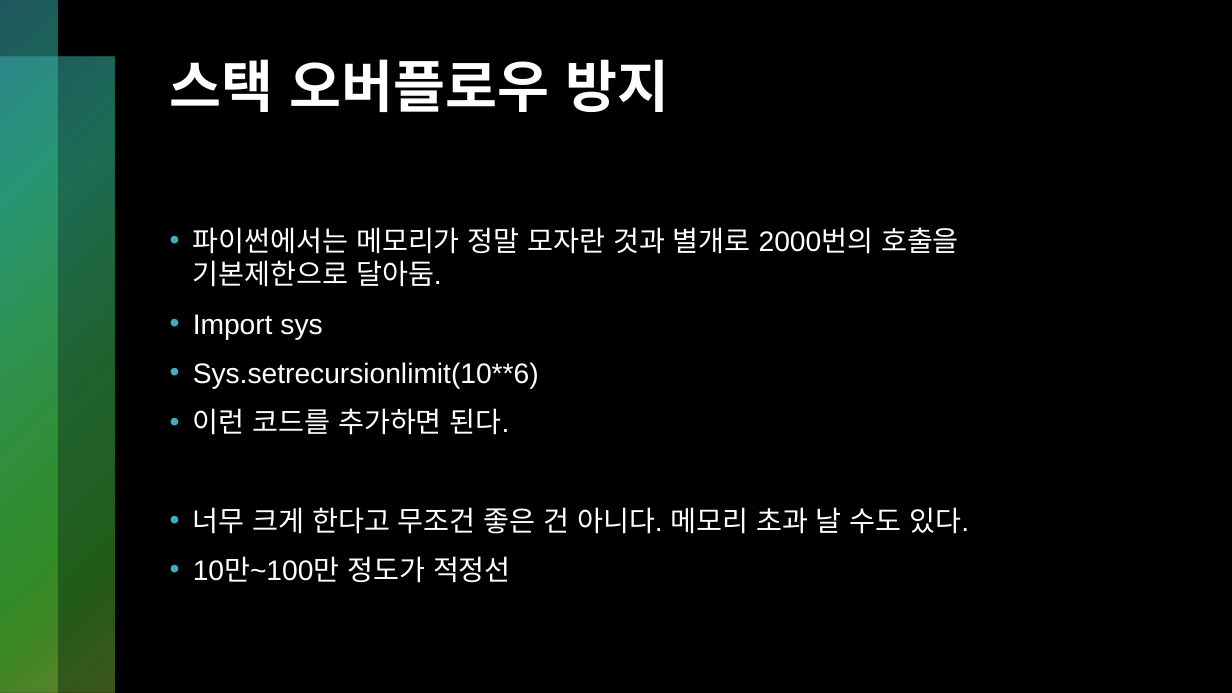
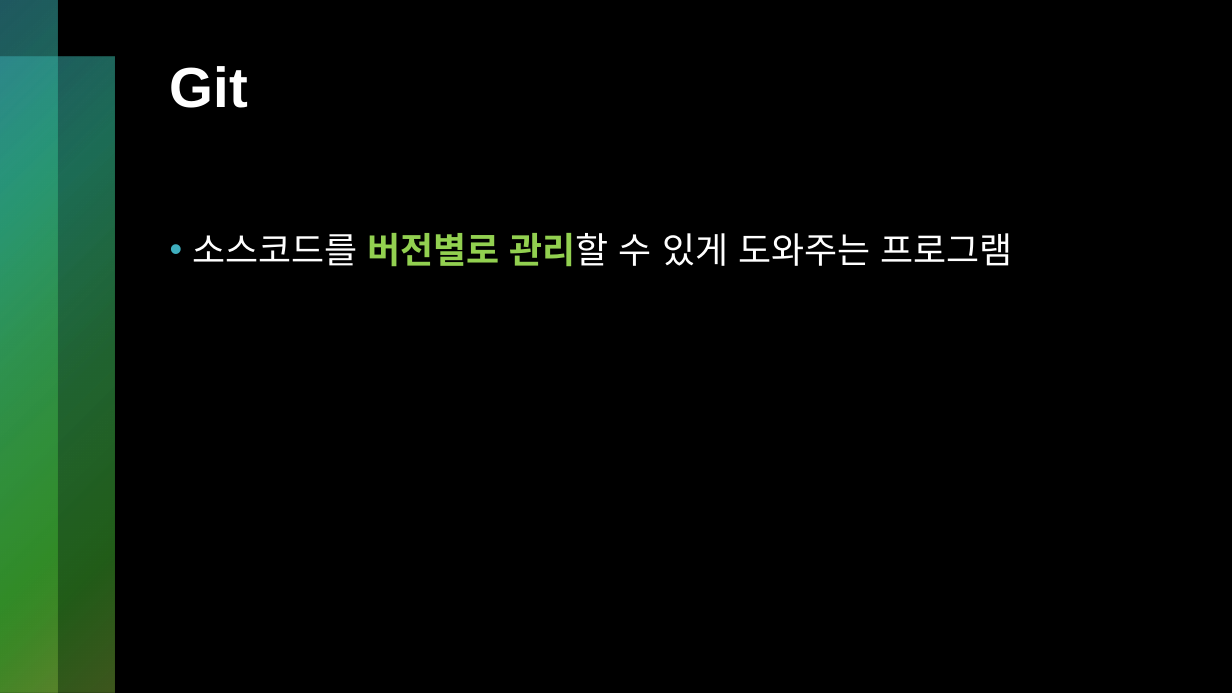
Before and after one commit to kckc0608/hiarc-2024-1-basic-study, a slide deck: slide 30 of [2024-1 기초 스터디] 7. 함수, 재귀함수.pptx (slide 20 before the commit). Drawn at 1232x693 pixels with LibreOffice and Linux fonts; fonts in the diff are those of the drawing. Boxes give left, top, right and bottom in pixels: in the first picture for what was removed or moved away, otherwise in the second. Text is boxed around its words. In the diff, an @@ line names an element or a change of style, - is before the commit and + after.

Commit message:
feat: 5, 6, 7, 8주차 ppt 추가

```diff
--- a/[2024-1 기초 스터디] 7. 함수, 재귀함수.pptx
+++ b/[2024-1 기초 스터디] 7. 함수, 재귀함수.pptx
@@ title at (170,66,248,108): text changed @@
-스택 오버플로우 방지
+Git
@@ text at (193,233,1012,267): text changed; size 22 to 28 pt @@
-• 파이썬에서는 메모리가 정말 모자란 것과 별개로 2000번의 호출을 기본제한으로 달아둠.
-• Import sys
-• Sys.setrecursionlimit(10**6)
-• 이런 코드를 추가하면 된다.
-• 너무 크게 한다고 무조건 좋은 건 아니다. 메모리 초과 날 수도 있다.
-• 10만~100만 정도가 적정선
+• 소스코드를 버전별로 관리할 수 있게 도와주는 프로그램
```
Also in this commit, not shown: 16 other slides changed, 43 slides added, 4 slides removed, 12 other files.
